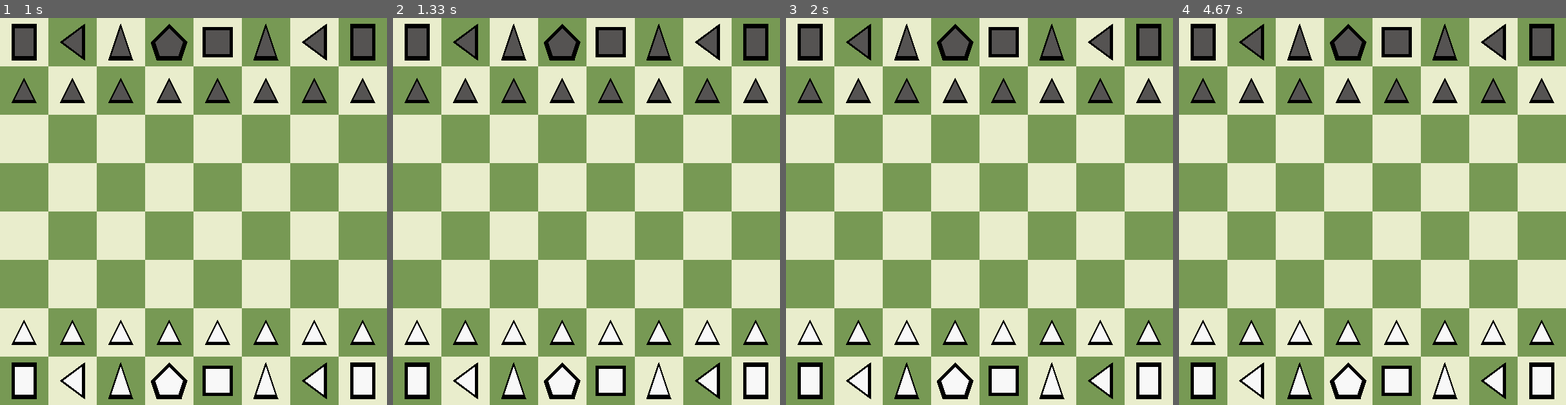
Above: before the commit, frames 1-4 (left to right).
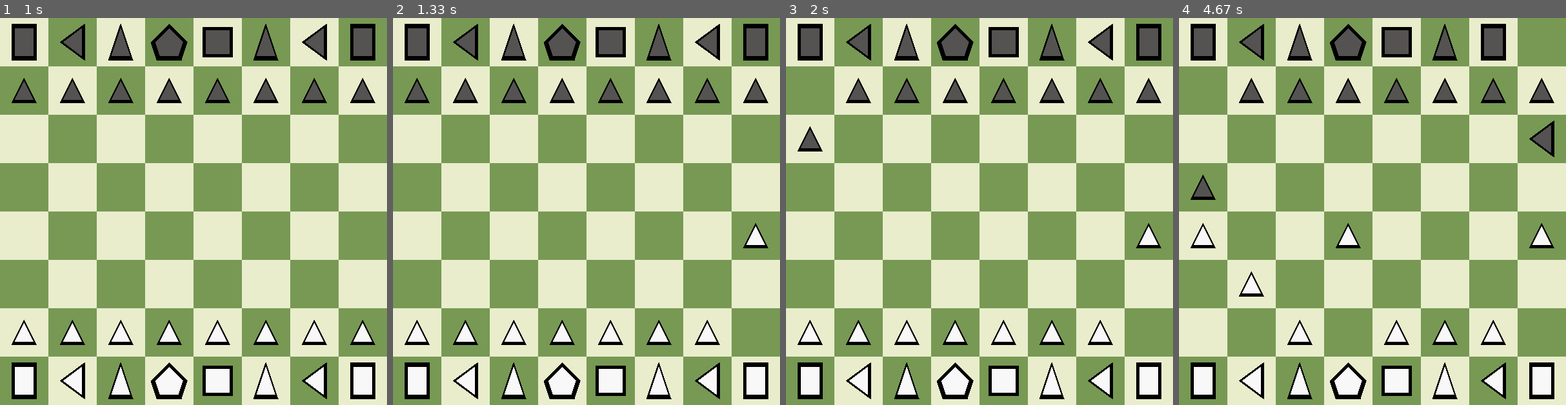
Above: after the commit, the same moments.

Repository: caleb-james-smith/PyGameChess
Game: pygame game, started from auto_play.py
Same seed, same stepped clock (60 frames per second), same inputs: the game is played once before the commit and once after it.
Inputs:
- Up to frame 1 (1 s): no input
- Up to frame 2 (1.33 s): no input
- Up to frame 3 (2 s): no input
- Up to frame 4 (4.67 s): no input

Frame 1 is identical in both runs. In frame 2, 0.4% of the frame differs, in the area x 90-97%, y 53-85%; in frame 3, 0.9%; in frame 4, 3.5%, in the area x 3-97%, y 1-85%.

Commit message:
Test random agent; work in progress.

Diff:
--- a/agent.py
+++ b/agent.py
@@ -3,6 +3,12 @@
 
 class Agent:
     def __init__(self, player):
+        self.player = player
+
+    def GetPlayer(self):
+        return self.player
+
+    def SetPlayer(self, player):
         self.player = player
 
     # Choose move from a list of legal moves
--- a/auto_play.py
+++ b/auto_play.py
@@ -6,6 +6,8 @@
 from board import Board
 from state import State
 from player import Player
+from agent import Agent
+import time
 
 # Run the game
 def run_game():
@@ -37,8 +39,10 @@
     # Initialize the board
     board = Board(pygame, screen, BOARD_LIGHT_COLOR, BOARD_DARK_COLOR, SQUARES_PER_SIDE, SQUARE_SIDE)
     # Create players
-    white_player = Player("Bilbo", "white")
-    black_player = Player("Gollum", "black")
+    white_player = Player("Merry", "white")
+    black_player = Player("Pippin", "black")
+    white_agent = Agent(white_player)
+    black_agent = Agent(black_player)
     # Setup the game state
     state = State(board, white_player, black_player)
     state.SetInitialPieceState()
@@ -50,8 +54,19 @@
     # Print detailed game state
     state.PrintGameState()
 
+    # Fill the background with white
+    screen.fill(PURE_WHITE)
+    # Draw the board
+    board.DrawBoard()
+    # Draw the pieces
+    state.DrawPieces(pygame, screen, PIECE_LIGHT_COLOR, PIECE_DARK_COLOR, PIECE_BORDER_COLOR, SQUARES_PER_SIDE, SQUARE_SIDE)
+    # Flip the display
+    pygame.display.flip()
+
     # Game running condition
     running = True
+    # Add a time delay... take a breathe. :)
+    time.sleep(0.5)
 
     # Run until the user asks to quit
     while running:
@@ -61,15 +76,33 @@
             if event.type == pygame.QUIT:
                 running = False
 
+        # FIXME: use two independent agents
+        # Choose a legal move
+        legal_moves = state.GetPlayersLegalMoves(current_player, opposing_player)
+        chosen_move = white_agent.ChooseMove(legal_moves)
+
+        # Check that the move is not empty
+        if chosen_move:
+            # Move piece
+            state.MovePiece(chosen_move)
+            # FIXME: get the piece to move!
+            # Promote pawn if necessary
+            #state.PromotePawn(piece_to_move)
+            # Switch current and opposing players
+            state.SwitchTurn()
+            current_player = state.GetCurrentPlayer()
+            opposing_player = state.GetOpposingPlayer()
+            # Print detailed game state
+            state.PrintGameState()
+            # Add a time delay... take a breathe. :)
+            time.sleep(0.5)
+
         # Fill the background with white
         screen.fill(PURE_WHITE)
-
         # Draw the board
         board.DrawBoard()
-
         # Draw the pieces
         state.DrawPieces(pygame, screen, PIECE_LIGHT_COLOR, PIECE_DARK_COLOR, PIECE_BORDER_COLOR, SQUARES_PER_SIDE, SQUARE_SIDE)
-
         # Flip the display
         pygame.display.flip()
 
